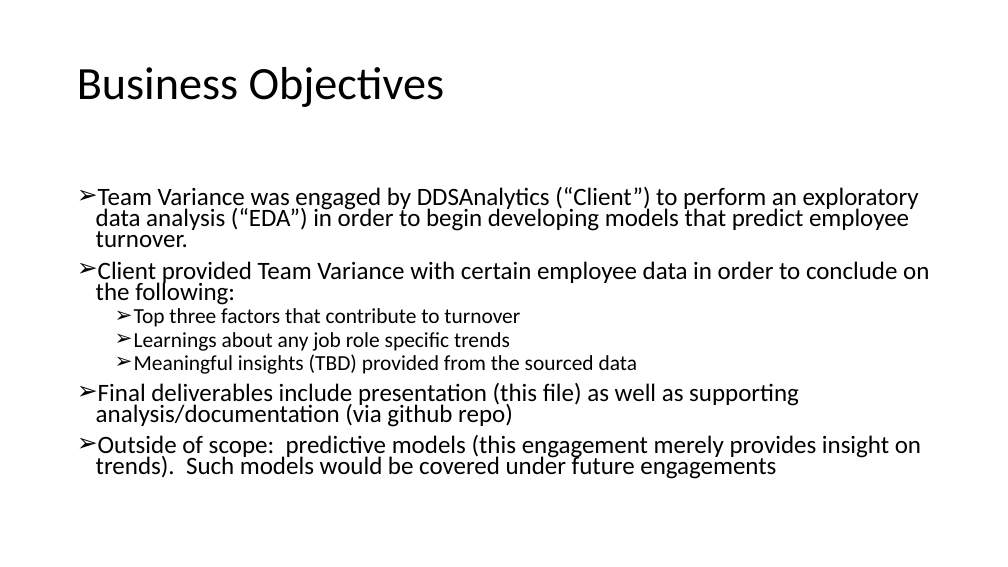
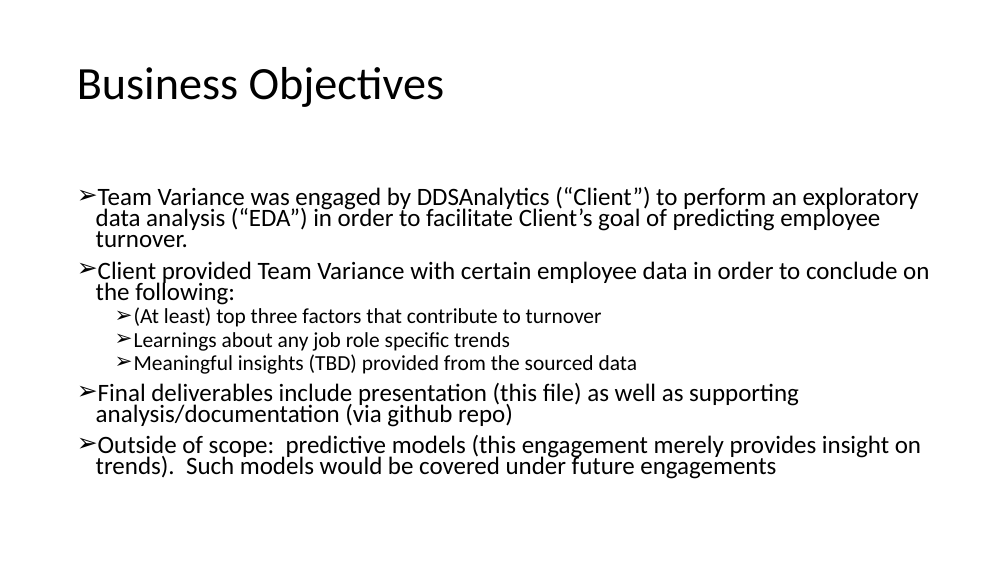
Before and after one commit to bdelahoussaye/CaseStudy2, a slide deck: slide 4 of Final Presentation_TEAM VARIANCE 6306.pptx. Drawn at 1008x567 pixels with LibreOffice and Linux fonts; fonts in the diff are those of the drawing. Boxes give left, top, right and bottom in pixels: in the first picture for what was removed or moved away, otherwise in the second. Text is boxed around its words. In the diff, an @@ line names an element or a change of style, - is before the commit and + after.

```diff
--- a/Final Presentation_TEAM VARIANCE 6306.pptx
+++ b/Final Presentation_TEAM VARIANCE 6306.pptx
@@ text at [96,187,919,248]: text changed @@
-➢ Team Variance was engaged by DDSAnalytics (“Client”) to perform an exploratory data analysis (“EDA”) in order to begin developing models that predict employee turnover.
+➢ Team Variance was engaged by DDSAnalytics (“Client”) to perform an exploratory data analysis (“EDA”) in order to facilitate Client’s goal of predicting employee turnover.
@@ text at [134,307,602,327]: text changed @@
-  ➢ Top three factors that contribute to turnover
+  ➢ (At least) top three factors that contribute to turnover
```
Also in this commit, not shown: 13 other slides changed, 2 slides added, 1 other file.
